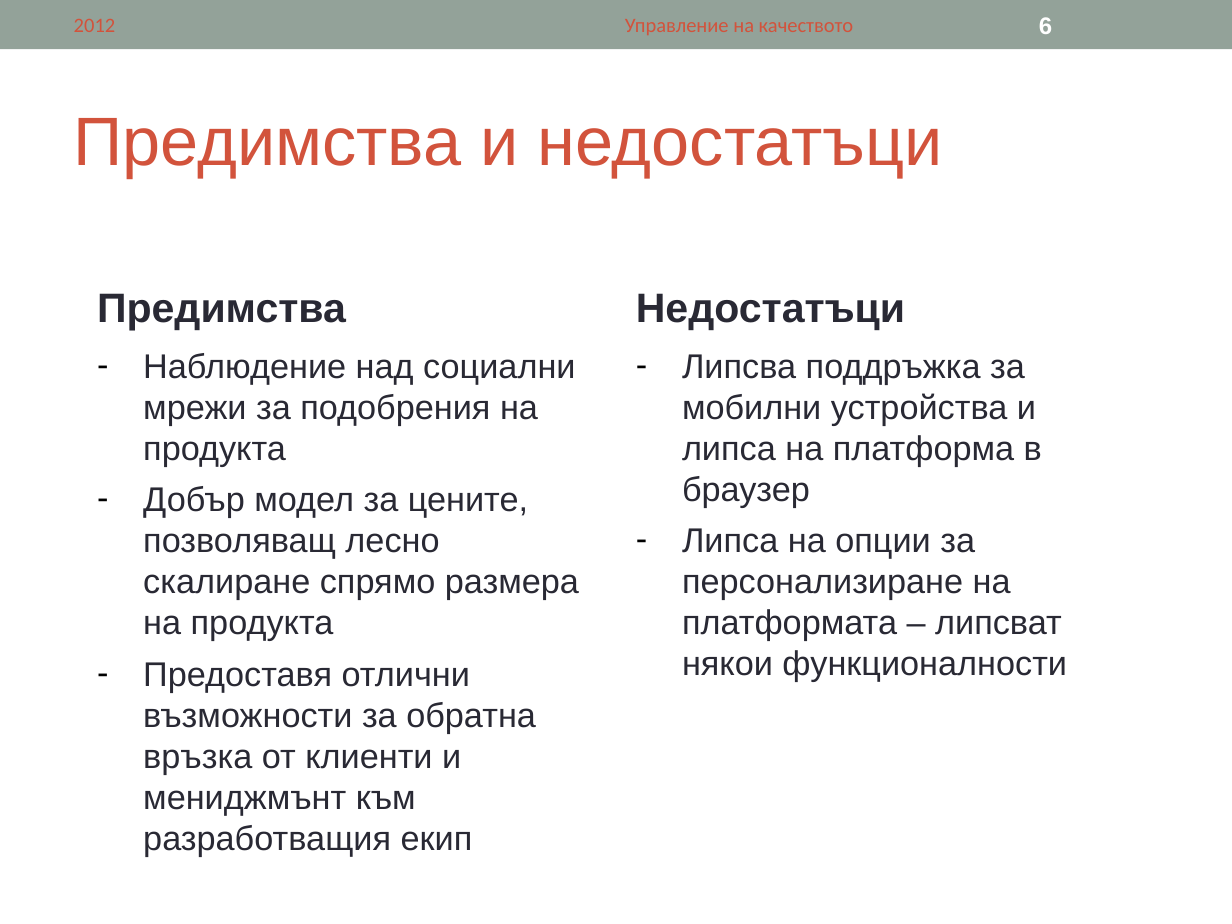
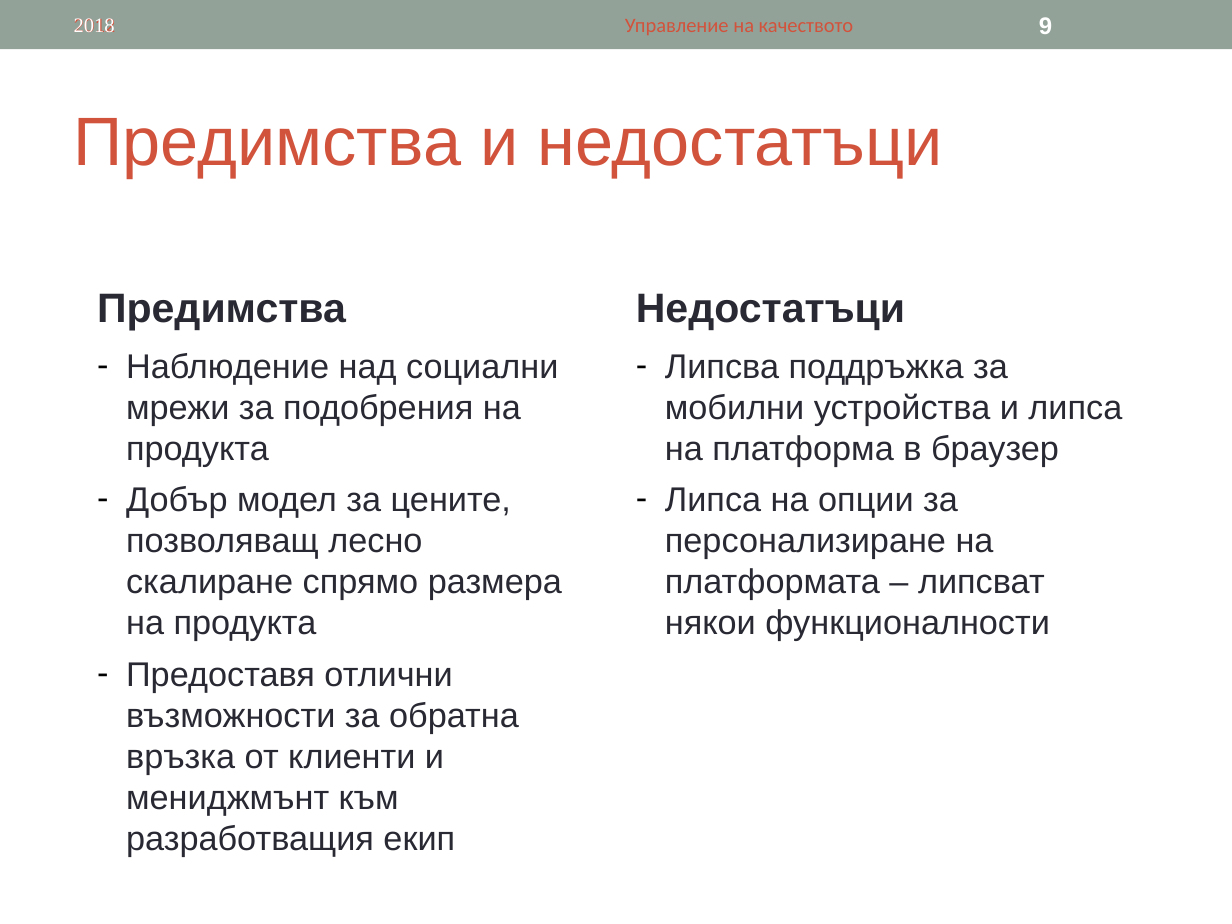
Before and after one commit to tsetsoo/ASIProject, a slide deck: slide 9 of OneDesk.ppt (slide 6 before the commit). Drawn at 1232x924 pixels with LibreOffice and Linux fonts; fonts in the diff are those of the drawing. Boxes give left, top, right and bottom in pixels: in the first picture for what was removed or moved away, otherwise in the second. Text is boxed around its words. In the diff, an @@ line names an element or a change of style, - is before the commit and + after.

```diff
--- a/OneDesk.ppt
+++ b/OneDesk.ppt
@@ text added at box(74, 18, 115, 32), 12 pt, text #FFFFFF @@
+2018
@@ page number at box(1039, 17, 1052, 34): text changed @@
-6
+9
@@ text "Наблюдение над социални мрежи за ..." at box(126, 353, 562, 857): indent changed @@
@@ text "Липсва поддръжка за мобилни устройства ..." at box(665, 354, 1122, 641): indent changed @@
```
Also in this commit, not shown: 6 other slides changed, 3 slides added.
